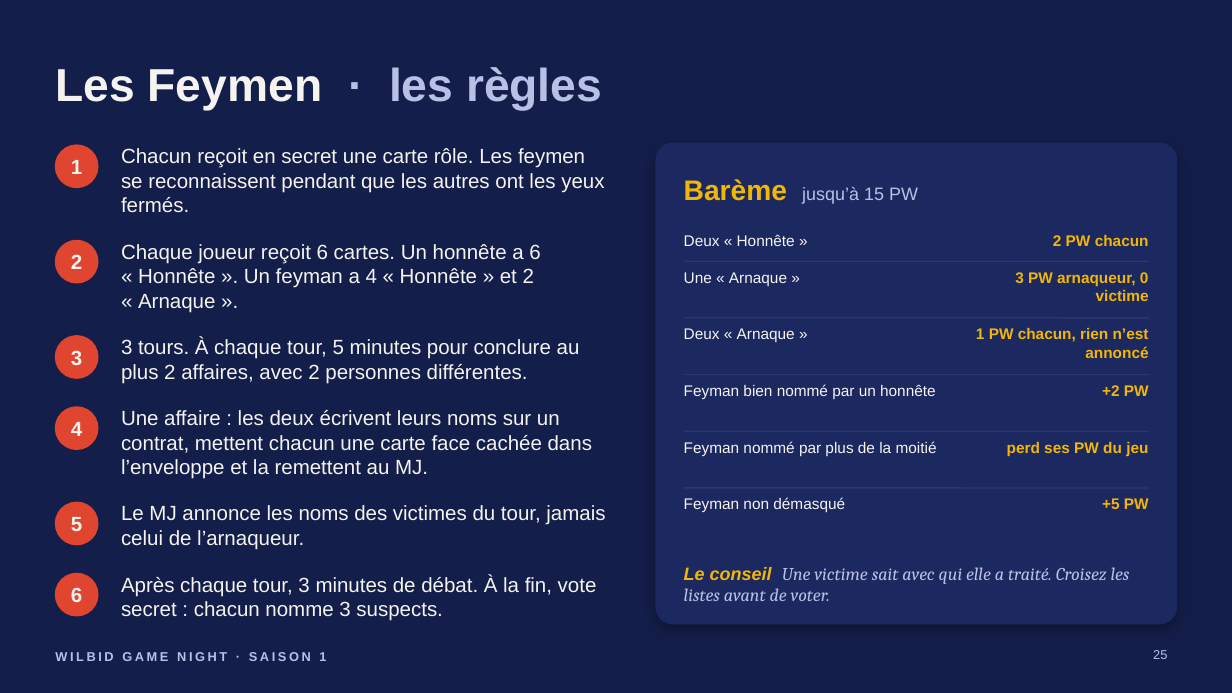
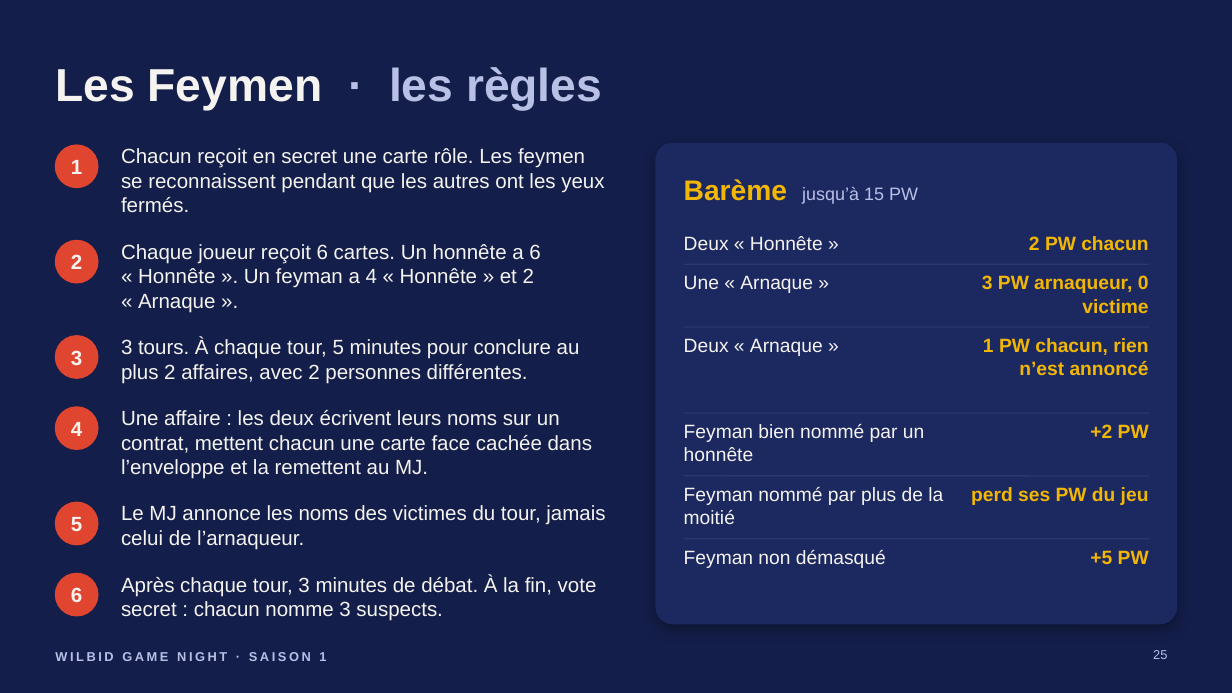
Before and after one commit to sedsgd/wilbid_game_night, a slide deck: slide 25 of documents/presentation-jour-j/Wilbid-presentation-jour-J.pptx. Drawn at 1232x693 pixels with LibreOffice and Linux fonts; fonts in the diff are those of the drawing. Boxes give left, top, right and bottom in pixels: in the first picture for what was removed or moved away, otherwise in the second. Text is boxed around its words. In the diff, an @@ line names an element or a change of style, - is before the commit and + after.

```diff
--- a/documents/presentation-jour-j/Wilbid-presentation-jour-J.pptx
+++ b/documents/presentation-jour-j/Wilbid-presentation-jour-J.pptx
@@ line moved from (684, 318) - (1149, 318) to (684, 327) - (1149, 327) @@
@@ text "Deux « Arnaque »": place and size @@
-text "Deux « Arnaque »" at (684,328,795,342)
+text "Deux « Arnaque »" at (684,338,823,356)
@@ text "1 PW chacun, rien n’est ...": place and size @@
-text "1 PW chacun, rien n’est ..." at (976,328,1149,358)
+text "1 PW chacun, rien n’est ..." at (983,338,1149,375)
@@ line moved from (684, 374) - (1149, 374) to (684, 413) - (1149, 413) @@
@@ text "Feyman bien nommé par un ...": place and size @@
-text "Feyman bien nommé par un ..." at (684,384,936,399)
+text "Feyman bien nommé par un ..." at (684,424,924,461)
@@ text "+2 PW": place and size @@
-text "+2 PW" at (1102,385,1149,396)
+text "+2 PW" at (1090,424,1149,438)
@@ line moved from (684, 432) - (1149, 432) to (684, 476) - (1149, 476) @@
@@ text "Feyman nommé par plus de ...": place and size @@
-text "Feyman nommé par plus de ..." at (684,441,937,456)
+text "Feyman nommé par plus de ..." at (684,487,943,524)
@@ text "perd ses PW du jeu": place and size @@
-text "perd ses PW du jeu" at (1007,442,1148,456)
+text "perd ses PW du jeu" at (971,487,1149,505)
@@ 2 texts, 1 line: place and size @@
-2 texts, 1 line at (684,488,1149,512)
+2 texts, 1 line at (684,539,1149,568)
@@ text removed at (684,567,1130,601) @@
-Le conseil Une victime sait avec qui elle a traité. Croisez les listes avant de voter.
@@ size 12 to 15 pt in 12 elements at (684,236,823,250), (1029,236,1148,250), (684,275,813,293), (982,275,1149,313), (684,338,823,356), (983,338,1149,375), (684,424,924,461), (1090,424,1149,438), (684,487,943,524), (971,487,1149,505), (684,550,886,568), (1090,550,1149,564) @@
```
Also in this commit, not shown: 16 other slides changed, 1 other file.
